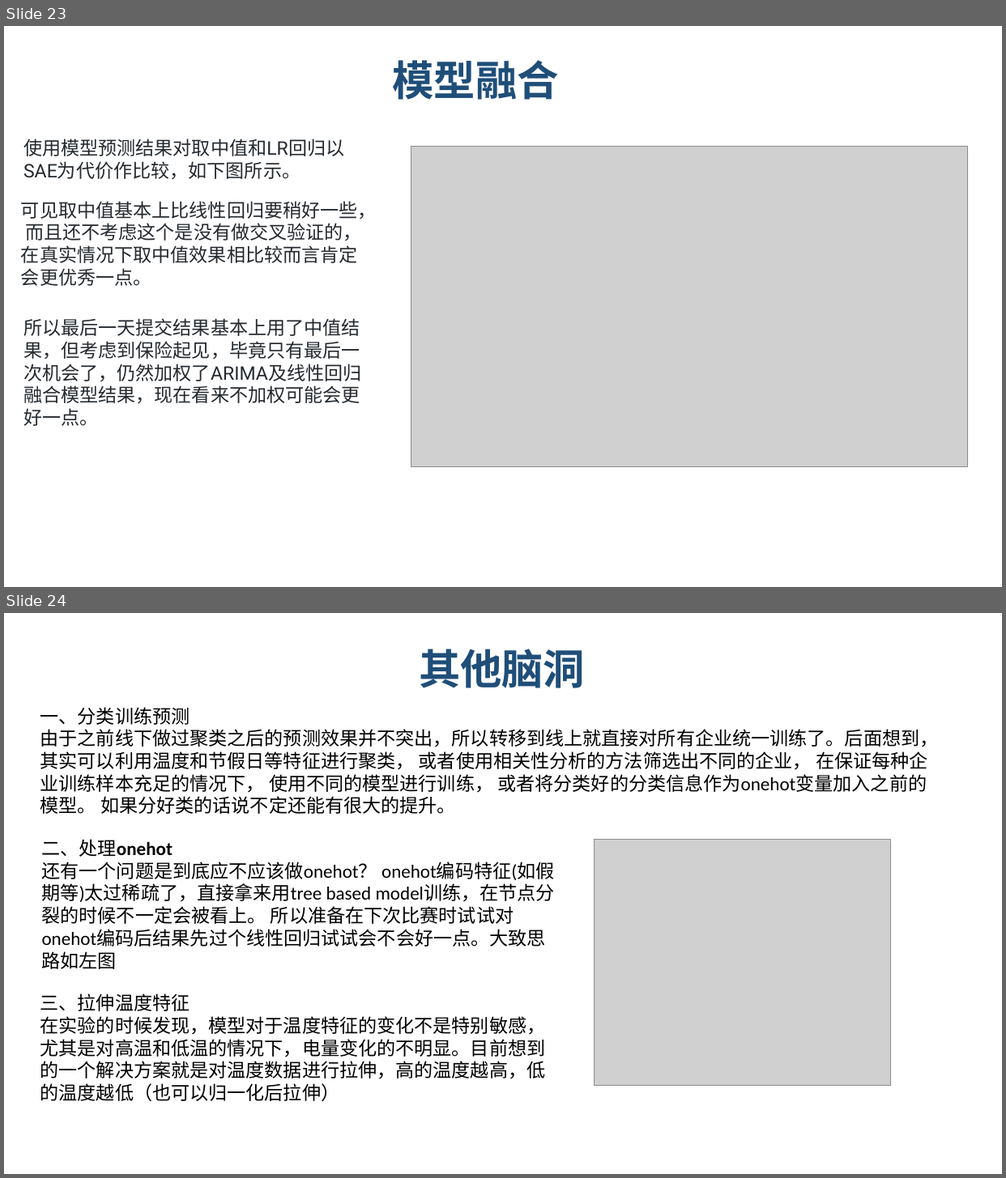
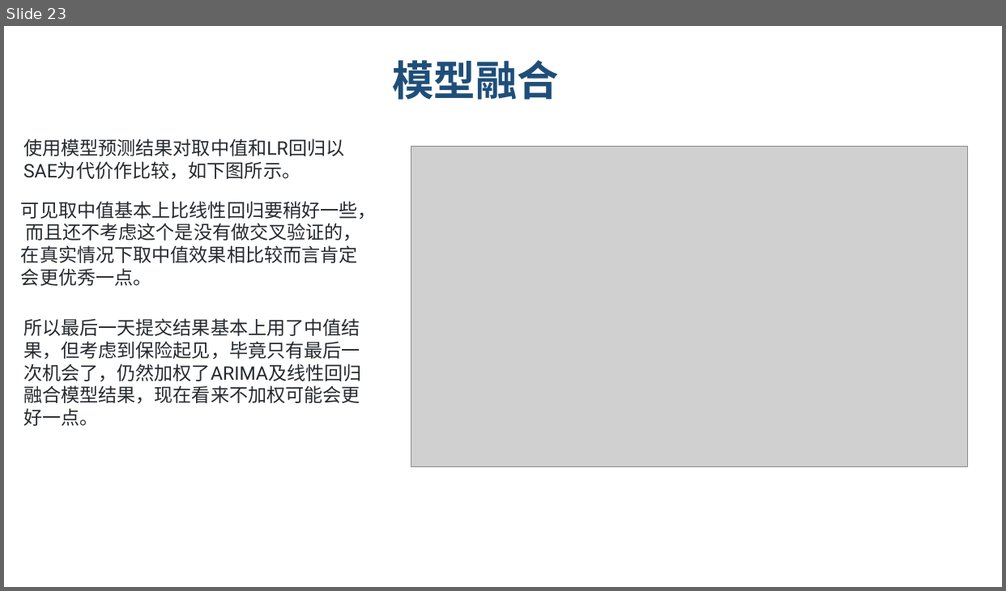
Before and after one commit to lvniqi/tianchi_power, a slide deck: presentation.pptx. Shown one above the other, each under a label of ours: slides 23 and 24 before the commit, slide 23 after it. The pictures are 1006x1178 and 1006x591 pixels, drawn with LibreOffice and Linux fonts; fonts in the diff are those of the drawing; grey boxes stand for pictures; background and template pictures are left out. Boxes give left, top, right and bottom in pixels: in the first picture for what was removed or moved away, otherwise in the second. Text is boxed around its words. In the diff, an @@ line names an element or a change of style, - is before the commit and + after.

```diff
--- a/presentation.pptx
+++ b/presentation.pptx
@@ slide 24 removed at (4, 613, 1002, 1174), background picture (left out) @@
@@ text removed at (419, 649, 585, 688) @@
-其他脑洞
@@ text removed at (40, 707, 939, 814) @@
-一、分类训练预测
-由于之前线下做过聚类之后的预测效果并不突出，所以转移到线上就直接对所有企业统一训练了。后面想到，其实可以利用温度和节假日等特征进行聚类， 或者使用相关性分析的方法筛选出不同的企业， 在保证每种企业训练样本充足的情况下， 使用不同的模型进行训练， 或者将分类好的分类信息作为onehot变量加入之前的模型。 如果分好类的话说不定还能有很大的提升。
@@ text removed at (42, 839, 555, 969) @@
-二、处理onehot
-还有一个问题是到底应不应该做onehot？ onehot编码特征(如假期等)太过稀疏了，直接拿来用tree based model训练，在节点分裂的时候不一定会被看上。 所以准备在下次比赛时试试对onehot编码后结果先过个线性回归试试会不会好一点。大致思路如左图
@@ picture removed at (594, 839, 890, 1085) @@
@@ text removed at (40, 994, 546, 1101) @@
-三、拉伸温度特征
-在实验的时候发现，模型对于温度特征的变化不是特别敏感，尤其是对高温和低温的情况下，电量变化的不明显。目前想到的一个解决方案就是对温度数据进行拉伸，高的温度越高，低的温度越低（也可以归一化后拉伸）
```
Also in this commit, not shown: 6 slides changed, 1 other slide removed.
